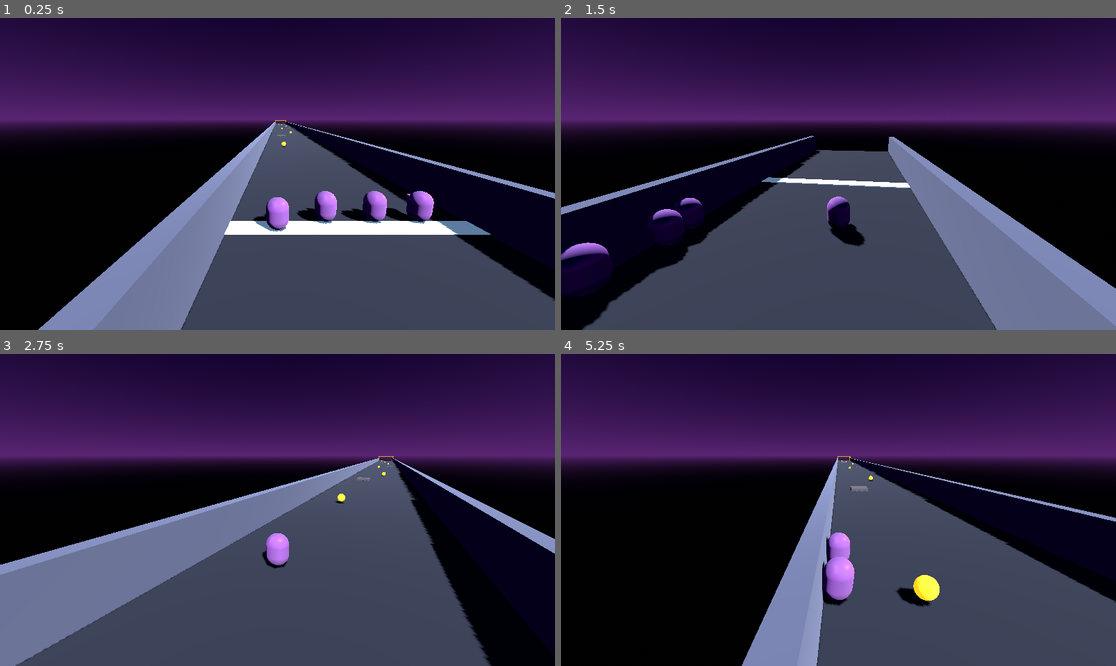
Above: before the commit, frames 1-4 (two rows, left to right).
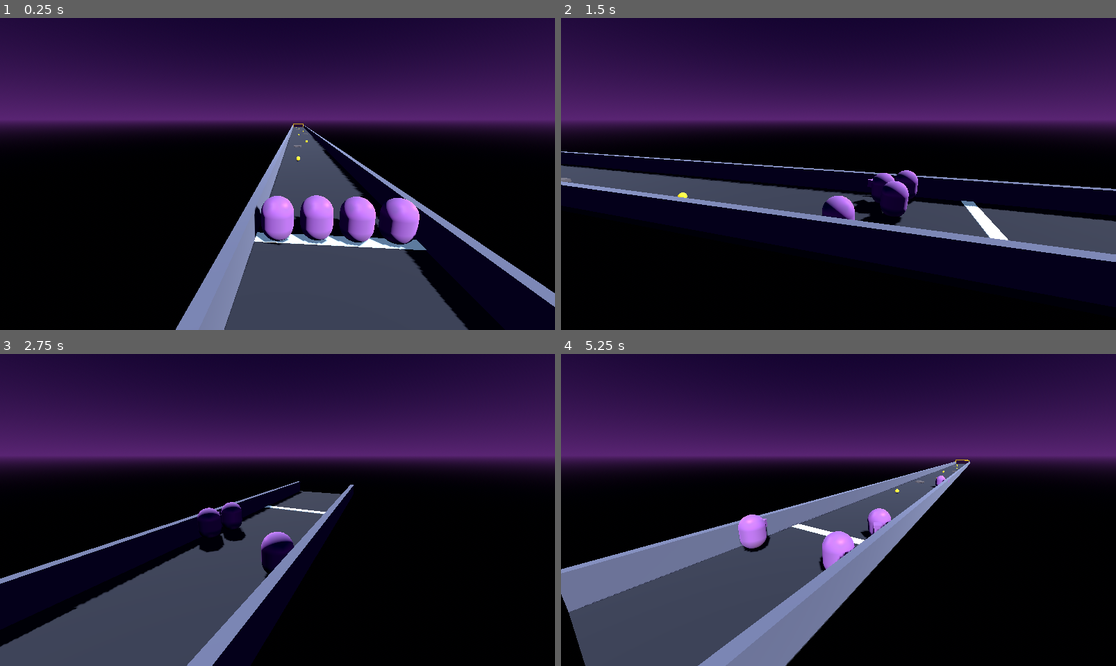
Above: after the commit, the same moments.

Repository: emilyvsemily/SpacePonies
Game: Godot game, scene res://scenes/Main.tscn
Two runs of this game, one before a commit and one after it. Both use one fixed random seed, a clock stepped at 60 frames per second and the inputs below.
Inputs:
- Up to frame 1 (0.25 s): no input
- Up to frame 2 (1.5 s): hold D (move_right) 0.53-1.28 s; tap E (ability) at 0.6, 1.35 s; tap Space (jump) at 0.77 s; hold S (move_back) from 1.28 s (still down)
- Up to frame 3 (2.75 s): tap Space (jump) at 1.52 s; release S (move_back) at 2.03 s; hold D (move_right) from 2.03 s (still down); tap E (ability) at 2.1 s
- Up to frame 4 (5.25 s): release D (move_right) at 2.78 s; hold W (move_forward) 2.78-3.53 s; tap E (ability) every 0.75 s from 2.85 to 5.1 s; tap Space (jump) at 3.02, 3.77, 4.52 s; hold A (move_left) 3.53-5.03 s; hold S (move_back) from 5.03 s (still down)

The runs differ from the first frame. In frame 1, 28% of the frame differs, in the area x 6-100%, y 32-100%; in frame 2, 44%; in frame 3, 37%; in frame 4, 45%, in the area x 0-100%, y 32-100%.

Commit message:
Bigger ponies, worse controls, and a FINISHED! banner
- Scale ponies up ~2.2x (capsule + snout + camera rig) so they read
  as proportionate to the track instead of tiny, and widen the 4
  start positions so the bigger bodies don't spawn overlapping
- Make handling deliberately unwieldy: slower acceleration, heavier
  turning, and a persistent per-pony sine-based "bad wheel" drift
  that pulls the pony off-line even with no steering input, on top
  of whatever the player/AI is actually asking for
- Add a FinishBanner (CanvasLayer + Label) that punches in
  "FINISHED!" with an elastic overshoot when the *player's* pony
  crosses the line, holds, then fades — bots finishing doesn't
  trigger it

Co-Authored-By: Claude Sonnet 5 <noreply@anthropic.com>

Diff:
--- a/scenes/Main.tscn
+++ b/scenes/Main.tscn
@@ -1,8 +1,9 @@
-[gd_scene load_steps=7 format=3 uid="uid://c0main0000001"]
+[gd_scene load_steps=8 format=3 uid="uid://c0main0000001"]
 
 [ext_resource type="PackedScene" uid="uid://c0track000001" path="res://scenes/tracks/TestTrack.tscn" id="1_track"]
 [ext_resource type="PackedScene" uid="uid://c0pony0000001" path="res://scenes/pony/Pony.tscn" id="2_pony"]
 [ext_resource type="Script" path="res://scripts/race_manager.gd" id="3_race"]
+[ext_resource type="PackedScene" uid="uid://c0banner000001" path="res://scenes/ui/FinishBanner.tscn" id="4_banner"]
 
 [sub_resource type="ProceduralSkyMaterial" id="ProceduralSkyMaterial_1"]
 sky_top_color = Color(0.05, 0.02, 0.15, 1.0)
@@ -22,26 +23,29 @@
 [node name="Main" type="Node3D"]
 script = ExtResource("3_race")
 finish_trigger_path = NodePath("TestTrack/FinishGate/FinishTrigger")
+finish_banner_path = NodePath("FinishBanner")
 
 [node name="TestTrack" parent="." instance=ExtResource("1_track")]
 
+[node name="FinishBanner" parent="." instance=ExtResource("4_banner")]
+
 [node name="Pony" parent="." instance=ExtResource("2_pony")]
-transform = Transform3D(1, 0, 0, 0, 1, 0, 0, 0, 1, -3, 1, 95)
+transform = Transform3D(1, 0, 0, 0, 1, 0, 0, 0, 1, -3.6, 1.5, 95)
 is_ai = false
 pony_name = "You"
 
 [node name="Bot1" parent="." instance=ExtResource("2_pony")]
-transform = Transform3D(1, 0, 0, 0, 1, 0, 0, 0, 1, -1, 1, 95)
+transform = Transform3D(1, 0, 0, 0, 1, 0, 0, 0, 1, -1.2, 1.5, 95)
 is_ai = true
 pony_name = "Bot 1"
 
 [node name="Bot2" parent="." instance=ExtResource("2_pony")]
-transform = Transform3D(1, 0, 0, 0, 1, 0, 0, 0, 1, 1, 1, 95)
+transform = Transform3D(1, 0, 0, 0, 1, 0, 0, 0, 1, 1.2, 1.5, 95)
 is_ai = true
 pony_name = "Bot 2"
 
 [node name="Bot3" parent="." instance=ExtResource("2_pony")]
-transform = Transform3D(1, 0, 0, 0, 1, 0, 0, 0, 1, 3, 1, 95)
+transform = Transform3D(1, 0, 0, 0, 1, 0, 0, 0, 1, 3.6, 1.5, 95)
 is_ai = true
 pony_name = "Bot 3"
 
--- a/scenes/pony/Pony.tscn
+++ b/scenes/pony/Pony.tscn
@@ -3,18 +3,18 @@
 [ext_resource type="Script" path="res://scripts/pony_controller.gd" id="1_pony"]
 
 [sub_resource type="CapsuleShape3D" id="CapsuleShape3D_body"]
-radius = 0.45
-height = 1.3
+radius = 1.0
+height = 2.8
 
 [sub_resource type="CapsuleMesh" id="CapsuleMesh_body"]
-radius = 0.45
-height = 1.3
+radius = 1.0
+height = 2.8
 
 [sub_resource type="StandardMaterial3D" id="StandardMaterial3D_body"]
 albedo_color = Color(0.82, 0.55, 0.95, 1.0)
 
 [sub_resource type="BoxMesh" id="BoxMesh_snout"]
-size = Vector3(0.3, 0.3, 0.4)
+size = Vector3(0.66, 0.66, 0.88)
 
 [node name="Pony" type="CharacterBody3D" groups=["ponies"]]
 script = ExtResource("1_pony")
@@ -29,12 +29,12 @@
 surface_material_override/0 = SubResource("StandardMaterial3D_body")
 
 [node name="Snout" type="MeshInstance3D" parent="Visual"]
-transform = Transform3D(1, 0, 0, 0, 1, 0, 0, 0, 1, 0.1, 0.1, -0.55)
+transform = Transform3D(1, 0, 0, 0, 1, 0, 0, 0, 1, 0.22, 0.22, -1.21)
 mesh = SubResource("BoxMesh_snout")
 surface_material_override/0 = SubResource("StandardMaterial3D_body")
 
 [node name="SpringArm3D" type="SpringArm3D" parent="."]
-transform = Transform3D(1, 0, 0, 0, 0.965926, 0.258819, 0, -0.258819, 0.965926, 0, 2, 1.5)
-spring_length = 6.0
+transform = Transform3D(1, 0, 0, 0, 0.965926, 0.258819, 0, -0.258819, 0.965926, 0, 3.4, 2.2)
+spring_length = 9.5
 
 [node name="Camera3D" type="Camera3D" parent="SpringArm3D"]
--- /dev/null
+++ b/scenes/ui/FinishBanner.tscn
@@ -0,0 +1,28 @@
+[gd_scene load_steps=2 format=3 uid="uid://c0banner000001"]
+
+[ext_resource type="Script" path="res://scripts/finish_banner.gd" id="1_banner"]
+
+[node name="FinishBanner" type="CanvasLayer"]
+script = ExtResource("1_banner")
+
+[node name="CenterContainer" type="CenterContainer" parent="."]
+anchor_left = 0.0
+anchor_top = 0.0
+anchor_right = 1.0
+anchor_bottom = 1.0
+offset_left = 0.0
+offset_top = 0.0
+offset_right = 0.0
+offset_bottom = 0.0
+grow_horizontal = 2
+grow_vertical = 2
+mouse_filter = 2
+
+[node name="Label" type="Label" parent="CenterContainer"]
+theme_override_colors/font_color = Color(1.0, 0.85, 0.2, 1.0)
+theme_override_colors/font_outline_color = Color(0.08, 0.04, 0.16, 1.0)
+theme_override_constants/outline_size = 10
+theme_override_font_sizes/font_size = 96
+text = "FINISHED!"
+horizontal_alignment = 1
+vertical_alignment = 1
--- /dev/null
+++ b/scripts/finish_banner.gd
@@ -0,0 +1,30 @@
+extends CanvasLayer
+
+## Gray-box "FINISHED!" popup for when the local player's pony crosses the
+## finish line. Punches in big with an elastic overshoot, holds, then fades —
+## deliberately overdone/janky rather than a clean UI transition.
+
+@onready var label: Label = $CenterContainer/Label
+
+func _ready() -> void:
+	label.modulate.a = 0.0
+	label.scale = Vector2.ZERO
+	label.pivot_offset = label.size / 2.0
+
+func show_finished(text: String = "FINISHED!") -> void:
+	label.text = text
+	label.pivot_offset = label.size / 2.0
+	label.rotation = deg_to_rad(-6.0)
+	label.modulate.a = 1.0
+	label.scale = Vector2.ZERO
+
+	var tween := create_tween()
+	tween.set_trans(Tween.TRANS_ELASTIC)
+	tween.set_ease(Tween.EASE_OUT)
+	tween.tween_property(label, "scale", Vector2(1.15, 1.15), 0.5)
+	tween.set_trans(Tween.TRANS_BACK)
+	tween.tween_property(label, "scale", Vector2.ONE, 0.2)
+	tween.parallel().tween_property(label, "rotation", 0.0, 0.3)
+	tween.tween_interval(1.3)
+	tween.set_trans(Tween.TRANS_LINEAR)
+	tween.tween_property(label, "modulate:a", 0.0, 0.6)
--- a/scripts/pony_controller.gd
+++ b/scripts/pony_controller.gd
@@ -11,11 +11,17 @@
 @export var is_ai: bool = false
 @export var pony_name: String = "Pony"
 
-@export var acceleration: float = 18.0
+@export var acceleration: float = 7.0
 @export var max_speed: float = 9.0
-@export var turn_speed: float = 4.0
+@export var turn_speed: float = 2.4
 @export var jump_velocity: float = 6.0
 @export var gravity: float = 20.0
+
+## Passive steering drift — a "bad shopping cart wheel" pull that's always
+## live, on top of whatever the driver (player or AI) is asking for. This is
+## the main thing that makes the controls feel unwieldy rather than just slow.
+@export var drift_strength: float = 0.35
+@export var drift_freq: float = 0.5
 
 @export var wobble_speed: float = 14.0
 @export var wobble_amount: float = 0.12
@@ -36,16 +42,21 @@
 var _ai_seed: float = 0.0
 var _ai_ability_timer: float = 0.0
 
+var _drift_time: float = 0.0
+var _drift_seed: float = 0.0
+
 func _ready() -> void:
 	camera.current = not is_ai
 	_ai_seed = randf() * 1000.0
 	_ai_ability_timer = randf_range(1.0, 3.0)
+	_drift_seed = randf() * 1000.0
 
 func _physics_process(delta: float) -> void:
 	var input_dir := _get_input_dir(delta)
 
-	if input_dir.length() > 0.0:
-		rotate_y(-input_dir.x * turn_speed * delta)
+	_drift_time += delta
+	var passive_drift := sin(_drift_time * drift_freq + _drift_seed) * drift_strength
+	rotate_y((-input_dir.x * turn_speed + passive_drift) * delta)
 
 	var forward := -global_transform.basis.z
 	var target_speed := -input_dir.y * max_speed
--- a/scripts/race_manager.gd
+++ b/scripts/race_manager.gd
@@ -5,19 +5,24 @@
 ## sufficient to verify the core race loop works end to end.
 
 @export var finish_trigger_path: NodePath
+@export var finish_banner_path: NodePath
 
 var placements: Array = []
+var _banner: Node = null
 
 func _ready() -> void:
 	var trigger := get_node_or_null(finish_trigger_path) as Area3D
 	if trigger and trigger.has_signal("pony_finished"):
 		trigger.pony_finished.connect(_on_pony_finished)
+	_banner = get_node_or_null(finish_banner_path)
 
 func _on_pony_finished(body: Node3D) -> void:
 	if placements.has(body):
 		return
 	placements.append(body)
 	print("Place %d: %s (food: %d)" % [placements.size(), body.pony_name, body.food_collected])
+	if not body.is_ai and _banner and _banner.has_method("show_finished"):
+		_banner.show_finished("FINISHED!")
 	if placements.size() >= 4:
 		print("=== RACE COMPLETE ===")
 		for i in placements.size():
Not shown, added: scripts/finish_banner.gd.uid
